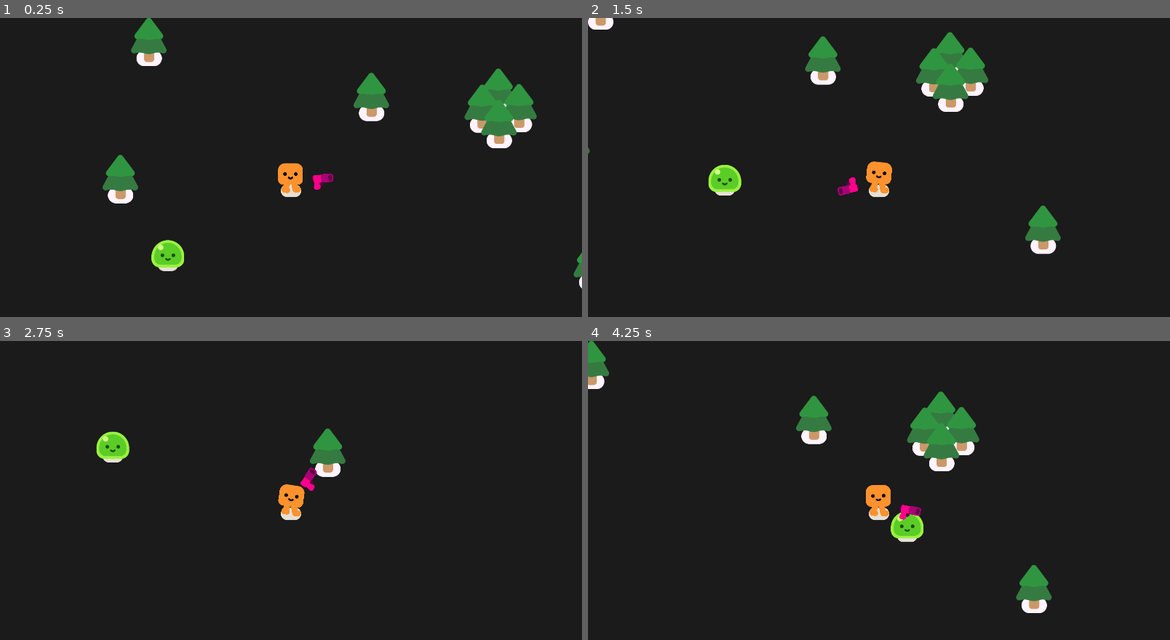
Above: before the commit, frames 1-4 (two rows, left to right).
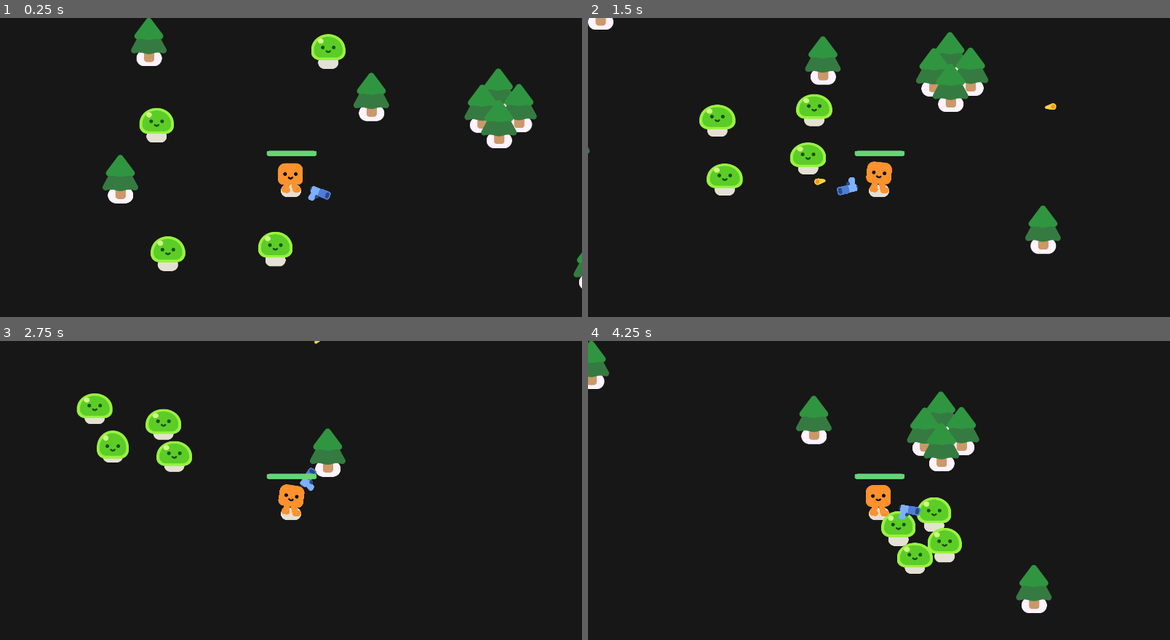
Above: after the commit, the same moments.

Repository: Prayushh/Slime-Smile-
Game: Godot game, scene res://game.tscn
Two runs of this game, one before a commit and one after it. Both use one fixed random seed, a clock stepped at 60 frames per second and the inputs below.
Inputs (mouse positions are in pixels of both pictures, inside the frame that each line leads up to):
- Up to frame 1 (0.25 s): no input
- Up to frame 2 (1.5 s): move the mouse to (1007, 164) at 0.52 s; hold D (move_right) 0.53-1.28 s; click (1007, 164) at 0.67 s; move the mouse to (762, 197) at 1.27 s; hold S (move_down) from 1.28 s (still down); click (762, 197) at 1.42 s
- Up to frame 3 (2.75 s): move the mouse to (349, 433) at 2.02 s; release S (move_down) at 2.03 s; hold D (move_right) from 2.03 s (still down); click (349, 433) at 2.17 s
- Up to frame 4 (4.25 s): move the mouse to (849, 571) at 2.77 s; release D (move_right) at 2.78 s; hold W (move_up) 2.78-3.53 s; click (849, 571) at 2.92 s; move the mouse to (1053, 553) at 3.52 s; hold A (move_left) from 3.53 s (still down); click (1053, 553) at 3.67 s

The runs differ from the first frame. In frame 1, 2.4% of the frame differs, in the area x 23-60%, y 5-84%; in frame 2, 2.2%; in frame 3, 1.9%; in frame 4, 2.3%.

Commit message:
Made multiple changes.
Added bar to the player , health reduction feature for both enemies and player . And most importantly added firing mechanism of the bullets projectile motion for bullets.

Diff:
--- a/bullet.gd
+++ b/bullet.gd
@@ -1 +1,17 @@
 extends Area2D
+var travelled_distance=0
+func _physics_process(delta: float) -> void:
+	const RANGE= 1200
+	var direction = Vector2.RIGHT.rotated(rotation)
+	position+=direction*1000*delta
+
+	travelled_distance+=1000*delta
+	if travelled_distance > RANGE:
+		queue_free()
+
+
+
+func _on_body_entered(body: Node2D) -> void:
+	queue_free()
+	if body.has_method("take_damage"):
+		body.take_damage()
--- a/bullet.tscn
+++ b/bullet.tscn
@@ -4,17 +4,21 @@
 [ext_resource type="Texture2D" uid="uid://dftkbqwsfd68r" path="res://pistol/projectile.png" id="1_oxfin"]
 
 [sub_resource type="CircleShape2D" id="CircleShape2D_46up0"]
-radius = 14.0357
+radius = 13.0
 
 [node name="bullet" type="Area2D"]
+collision_layer = 0
+collision_mask = 3
 script = ExtResource("1_ceiw6")
 
 [node name="Projectile" type="Sprite2D" parent="."]
-position = Vector2(0, -1.19209e-07)
+position = Vector2(1.43051e-06, 0)
 rotation = 0.00109439
-scale = Vector2(0.917514, 0.907515)
+scale = Vector2(0.757585, 0.8089)
 texture = ExtResource("1_oxfin")
 
 [node name="CollisionShape2D" type="CollisionShape2D" parent="."]
-position = Vector2(9, 1)
+position = Vector2(7, 1)
 shape = SubResource("CircleShape2D_46up0")
+
+[connection signal="body_entered" from="." to="." method="_on_body_entered"]
--- a/enemy.gd
+++ b/enemy.gd
@@ -1,8 +1,21 @@
 extends CharacterBody2D
-
+var health= 100
 @onready var player= get_node("/root/game/player")
 
 func _physics_process(delta: float) -> void:
 	var direction = global_position.direction_to(player.global_position)
 	velocity= direction*300
 	move_and_slide()
+
+func _ready():
+	%Slime.play_walk()
+func take_damage():
+	%Slime.play_hurt()
+	health -= 50
+
+	if health == 0:
+		const SMOKE_SCENE = preload("res://smoke_explosion/smoke_explosion.tscn")
+		var smoke = SMOKE_SCENE.instantiate()  # Properly create an instance of the smoke scene
+		smoke.global_position = global_position  # Set the smoke position before freeing the node
+		get_parent().add_child(smoke)  # Add the smoke to the scene
+		queue_free()  # Free the enemy node after handling the smoke explosion
--- a/enemy.tscn
+++ b/enemy.tscn
@@ -12,6 +12,7 @@
 script = ExtResource("1_gwv4c")
 
 [node name="Slime" parent="." instance=ExtResource("2_e2sv0")]
+unique_name_in_owner = true
 position = Vector2(1, 25)
 
 [node name="CollisionShape2D" type="CollisionShape2D" parent="."]
--- a/game.tscn
+++ b/game.tscn
@@ -14,7 +14,7 @@
 offset_top = -46.0
 offset_right = 1982.0
 offset_bottom = 1119.0
-color = Color(0.10748, 0.10748, 0.10748, 1)
+color = Color(0.0923971, 0.0923971, 0.092397, 1)
 
 [node name="player" parent="." instance=ExtResource("1_o5mk2")]
 position = Vector2(755, 632)
@@ -47,3 +47,12 @@
 
 [node name="enemy" parent="." instance=ExtResource("3_0ahqu")]
 position = Vector2(284, 920)
+
+[node name="enemy2" parent="." instance=ExtResource("3_0ahqu")]
+position = Vector2(686, 939)
+
+[node name="enemy3" parent="." instance=ExtResource("3_0ahqu")]
+position = Vector2(241, 430)
+
+[node name="enemy4" parent="." instance=ExtResource("3_0ahqu")]
+position = Vector2(898, 142)
--- a/gun.gd
+++ b/gun.gd
@@ -1,4 +1,5 @@
 extends Area2D
+@onready var shootingpoint= get_node("%shootingpoint")
 
 func _process(delta):
 	# Get the mouse position relative to the gun's position
@@ -7,3 +8,15 @@
 
 	# Rotate the gun towards the mouse
 	rotation = direction.angle()
+
+func shoot():
+	const BULLET = preload("res://bullet.tscn")
+	var new_bullet=BULLET.instantiate()
+
+	new_bullet.global_position=%shootingpoint.global_position
+	get_tree().current_scene.add_child(new_bullet)
+	new_bullet.rotation=rotation
+
+func _input(event):
+	if event is InputEventMouseButton and event.button_index == MOUSE_BUTTON_LEFT and event.pressed:
+		shoot()
--- a/gun.tscn
+++ b/gun.tscn
@@ -21,11 +21,11 @@
 rotation = 0.0970414
 
 [node name="Pistol" type="Sprite2D" parent="weapon pivot"]
-modulate = Color(2.162, 0, 0.541, 1)
 position = Vector2(104.563, -10.3674)
 rotation = -0.169558
 texture = ExtResource("1_dtm2m")
 
-[node name="shooting point" type="Marker2D" parent="weapon pivot/Pistol"]
+[node name="shootingpoint" type="Marker2D" parent="weapon pivot/Pistol"]
+unique_name_in_owner = true
 position = Vector2(25.5929, -9.97662)
 rotation = -0.0232959
--- a/player.gd
+++ b/player.gd
@@ -1,5 +1,6 @@
 extends CharacterBody2D
-
+signal health_depleted
+var health := 100.0
 func _physics_process(delta: float) -> void:
 	var direction = Input.get_vector("move_left","move_right","move_up","move_down")
 	velocity= direction*600
@@ -10,5 +11,10 @@
 	else:
 		$HappyBoo.play_walk_animation()
 
-
+	var numberofoverlappingmobs= %hitbox.get_overlapping_bodies()
+	if numberofoverlappingmobs.size()>0:
+		health-=10*numberofoverlappingmobs.size()*delta
+		%ProgressBar.value=health
+		if health <=0.0:
+			health_depleted.emit()
 # $ = preload
--- a/player.tscn
+++ b/player.tscn
@@ -1,11 +1,28 @@
-[gd_scene load_steps=5 format=3 uid="uid://dgiwnxjxhak1b"]
+[gd_scene load_steps=8 format=3 uid="uid://dgiwnxjxhak1b"]
 
 [ext_resource type="Script" path="res://player.gd" id="1_0bkcu"]
 [ext_resource type="PackedScene" uid="uid://pbmyh1qru7p" path="res://characters/happy_boo/happy_boo.tscn" id="1_guw7g"]
 [ext_resource type="PackedScene" uid="uid://bv7nayih1xlmw" path="res://gun.tscn" id="3_6y14c"]
 
 [sub_resource type="RectangleShape2D" id="RectangleShape2D_nykm2"]
-size = Vector2(82, 105)
+size = Vector2(78, 78.5)
+
+[sub_resource type="RectangleShape2D" id="RectangleShape2D_v0epe"]
+size = Vector2(69, 95)
+
+[sub_resource type="StyleBoxFlat" id="StyleBoxFlat_7hef3"]
+bg_color = Color(0.741385, 0.741385, 0.741384, 1)
+corner_radius_top_left = 8
+corner_radius_top_right = 8
+corner_radius_bottom_right = 8
+corner_radius_bottom_left = 8
+
+[sub_resource type="StyleBoxFlat" id="StyleBoxFlat_dsftd"]
+bg_color = Color(0.395586, 0.836315, 0.457541, 1)
+corner_radius_top_left = 8
+corner_radius_top_right = 8
+corner_radius_bottom_right = 8
+corner_radius_bottom_left = 8
 
 [node name="player" type="CharacterBody2D"]
 z_index = 2
@@ -16,11 +33,33 @@
 position = Vector2(0, 30)
 
 [node name="CollisionShape2D" type="CollisionShape2D" parent="."]
-position = Vector2(0, -14)
+position = Vector2(-2, -0.75)
 shape = SubResource("RectangleShape2D_nykm2")
 
 [node name="Camera2D" type="Camera2D" parent="."]
 
 [node name="gun" parent="." instance=ExtResource("3_6y14c")]
-position = Vector2(0, 0)
+position = Vector2(-2, -1)
 rotation = 0.261799
+
+[node name="hitbox" type="Area2D" parent="."]
+unique_name_in_owner = true
+collision_layer = 0
+collision_mask = 2
+
+[node name="CollisionShape2D" type="CollisionShape2D" parent="hitbox"]
+position = Vector2(-2.5, -10.5)
+shape = SubResource("RectangleShape2D_v0epe")
+debug_color = Color(0.882809, 0.332049, 0.112696, 0.42)
+
+[node name="ProgressBar" type="ProgressBar" parent="."]
+unique_name_in_owner = true
+offset_left = -80.0
+offset_top = -102.0
+offset_right = 57.0
+offset_bottom = -73.0
+scale = Vector2(1.20163, 0.600581)
+theme_override_styles/background = SubResource("StyleBoxFlat_7hef3")
+theme_override_styles/fill = SubResource("StyleBoxFlat_dsftd")
+value = 100.0
+show_percentage = false
